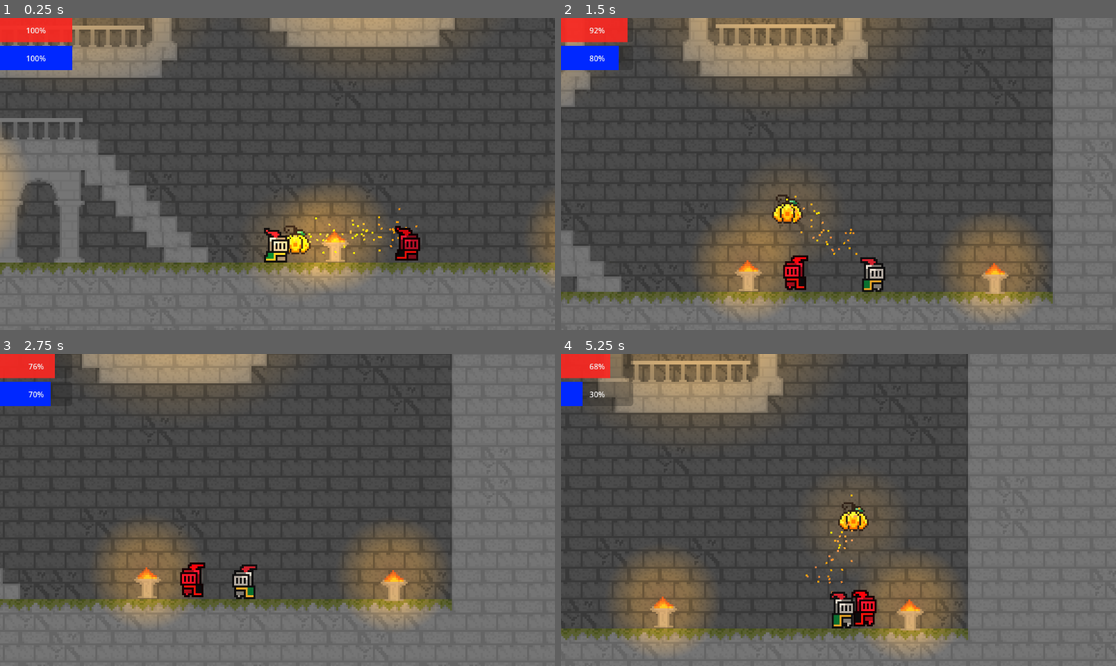
Above: before the commit, frames 1-4 (two rows, left to right).
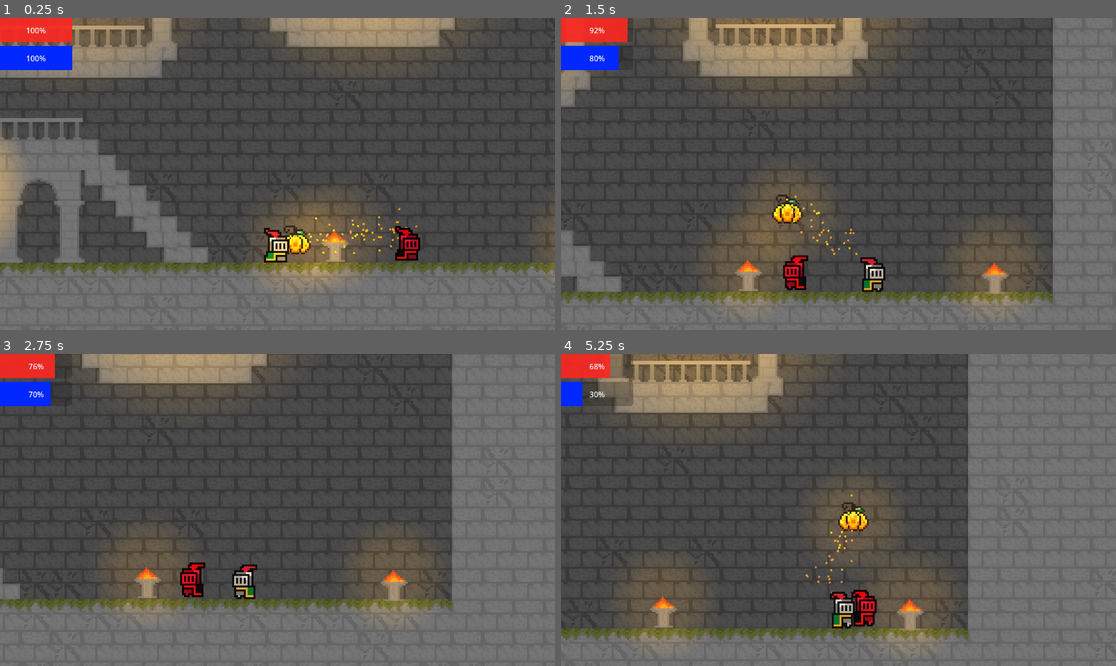
Above: after the commit, the same moments.

Repository: benjaminCloyd/gait_project
Game: Godot game, scene res://scenes/Main.tscn
Two runs of this game, one before a commit and one after it. Both use one fixed random seed, a clock stepped at 60 frames per second and the inputs below.
Inputs (mouse positions are in pixels of both pictures, inside the frame that each line leads up to):
- Up to frame 1 (0.25 s): no input
- Up to frame 2 (1.5 s): move the mouse to (960, 158) at 0.52 s; hold D (move_Right) from 0.53 s (still down); click (960, 158) at 0.6 s; tap Space (move_jump) at 0.77 s; move the mouse to (727, 189) at 1.27 s; click (727, 189) at 1.35 s
- Up to frame 3 (2.75 s): tap Space (move_jump) at 1.52 s; move the mouse to (333, 441) at 2.02 s; release D (move_Right) at 2.03 s; hold A (move_Left) from 2.03 s (still down); click (333, 441) at 2.1 s
- Up to frame 4 (5.25 s): move the mouse to (810, 572) at 2.77 s; release A (move_Left) at 2.78 s; hold D (move_Right) 2.78-4.28 s; click (810, 572) at 2.85 s; tap Space (move_jump) at 3.02, 3.77, 4.52 s; move the mouse to (1005, 556) at 3.52 s; click (1005, 556) at 3.6 s; move the mouse to (672, 463) at 4.27 s; hold A (move_Left) 4.28-5.03 s; click (672, 463) at 4.35 s; move the mouse to (866, 510) at 5.02 s; hold D (move_Right) from 5.03 s (still down); click (866, 510) at 5.1 s

The runs differ from the first frame. In frame 1, 2.0% of the frame differs, in the area x 53-100%, y 59-84%; in frame 2, 4.0%; in frame 3, 4.0%; in frame 4, 4.0%, in the area x 12-69%, y 68-94%.

Commit message:
added var to Light_Large

Diff:
--- a/scenes/light_Large.tscn
+++ b/scenes/light_Large.tscn
@@ -1,6 +1,7 @@
-[gd_scene load_steps=4 format=3 uid="uid://b8sol7vgi1e81"]
+[gd_scene load_steps=5 format=3 uid="uid://b8sol7vgi1e81"]
 
 [ext_resource type="Texture2D" uid="uid://d3k4hqbya22tw" path="res://Sprites/TileSetGAIT.png" id="1_6ffnl"]
+[ext_resource type="Script" uid="uid://bi8qee2j51km8" path="res://scripts/light.gd" id="1_tglur"]
 
 [sub_resource type="Gradient" id="Gradient_nxtc6"]
 offsets = PackedFloat32Array(0, 0.32, 0.68)
@@ -12,6 +13,7 @@
 fill_from = Vector2(0.49299064, 0.5046729)
 
 [node name="Light_Large" type="Node2D"]
+script = ExtResource("1_tglur")
 
 [node name="Sprite2D" type="Sprite2D" parent="."]
 texture = ExtResource("1_6ffnl")
@@ -21,4 +23,5 @@
 [node name="PointLight2D" type="PointLight2D" parent="."]
 position = Vector2(0, -6)
 color = Color(0.9607843, 0.69411767, 0, 1)
+energy = 0.5
 texture = SubResource("GradientTexture2D_tglur")
--- a/scripts/light.gd
+++ b/scripts/light.gd
@@ -1,16 +1,23 @@
+@tool
 extends Node2D
 
 @export var light_scale: float = 1.0 : set = set_light_scale
 
-@onready var light: PointLight2D = $PointLight2D
+var light: PointLight2D
 
 
 func _ready() -> void:
-	# Apply the exported value when the scene loads
+	_cache_light()
 	set_light_scale(light_scale)
+
+
+func _cache_light() -> void:
+	if light == null:
+		light = get_node_or_null("PointLight2D")
 
 
 func set_light_scale(value: float) -> void:
 	light_scale = value
-	if is_instance_valid(light):
+	_cache_light()
+	if light:
 		light.texture_scale = light_scale
